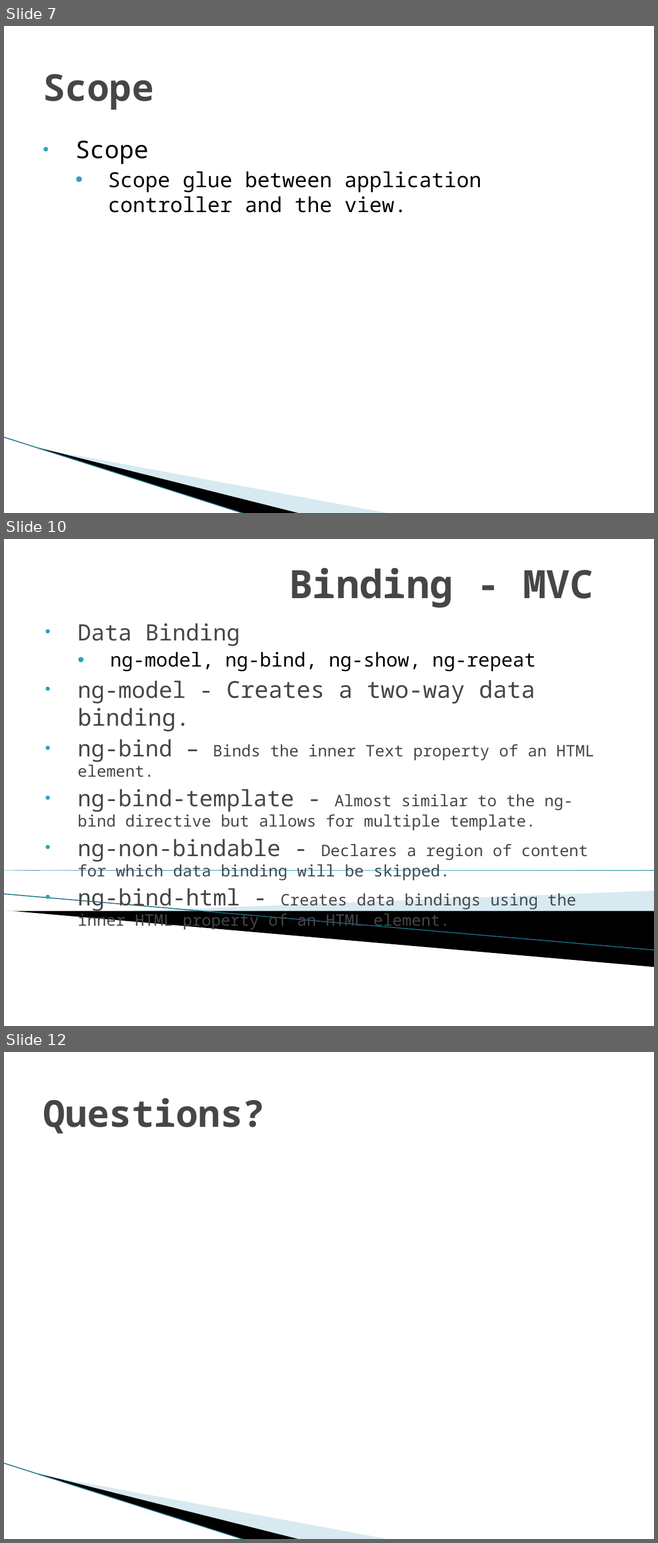
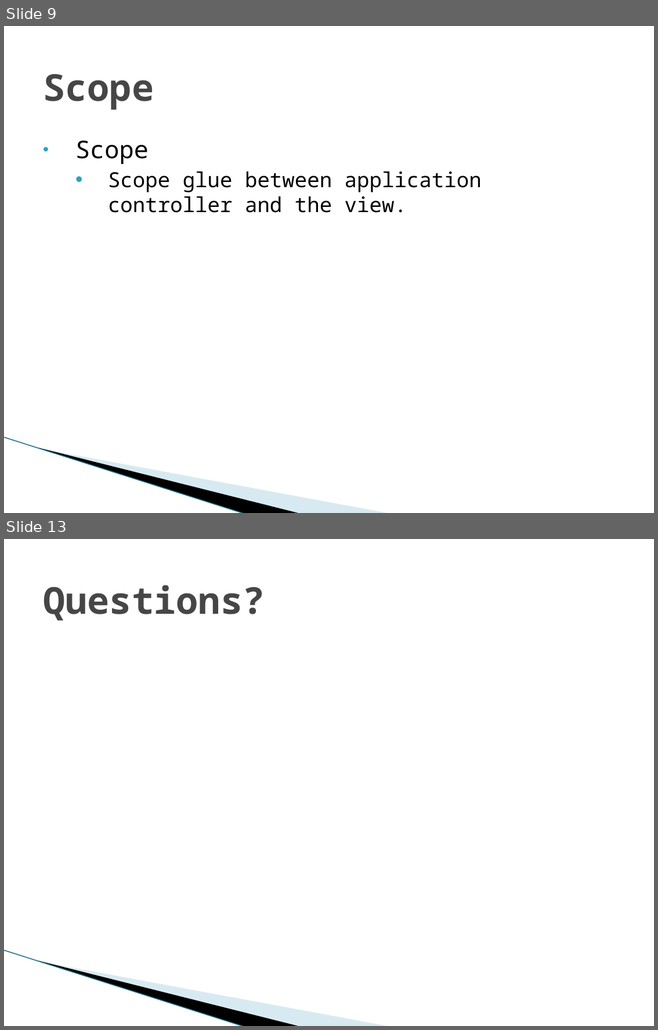
Before and after one commit to LeidosInnovation/Project-AngularJS, a slide deck: AngularJS-01/AngularJS-01.pptx. Shown one above the other, each under a label of ours: slides 7, 10 and 12 before the commit, slides 9 and 13 after it; the slides between them are not shown. The pictures are 658x1543 and 658x1030 pixels, drawn with LibreOffice and Linux fonts; fonts in the diff are those of the drawing; background and template pictures are left out. Boxes give left, top, right and bottom in pixels: in the first picture for what was removed or moved away, otherwise in the second. Text is boxed around its words. In the diff, an @@ line names an element or a change of style, - is before the commit and + after.

```diff
--- a/AngularJS-01/AngularJS-01.pptx
+++ b/AngularJS-01/AngularJS-01.pptx
@@ slide 10 removed at [4,539,654,1026], background #FFFFFF @@
@@ title removed at [289,568,593,608] @@
-Binding - MVC
@@ subtitle removed at [78,623,594,931] @@
-• Data Binding
-  • ng-model, ng-bind, ng-show, ng-repeat
-• ng-model - Creates a two-way data binding.
-• ng-bind – Binds the inner Text property of an HTML element.
-• ng-bind-template - Almost similar to the ng-bind directive but allows for multiple template.
-• ng-non-bindable - Declares a region of content for which data binding will be skipped.
-• ng-bind-html - Creates data bindings using the inner HTML property of an HTML element.
@@ right triangle removed at [4,870,654,870] @@
@@ line removed from (4, 895) to (654, 950) @@
@@ freeform shape removed at [124,891,654,925] @@
@@ freeform shape removed at [6,911,654,967] @@
@@ what was slide 7 is now slide 9 @@
@@ what was slide 12 is now slide 13 @@
```
Also in this commit, not shown: 5 slides changed, 4 slides added, 2 other slides removed.
